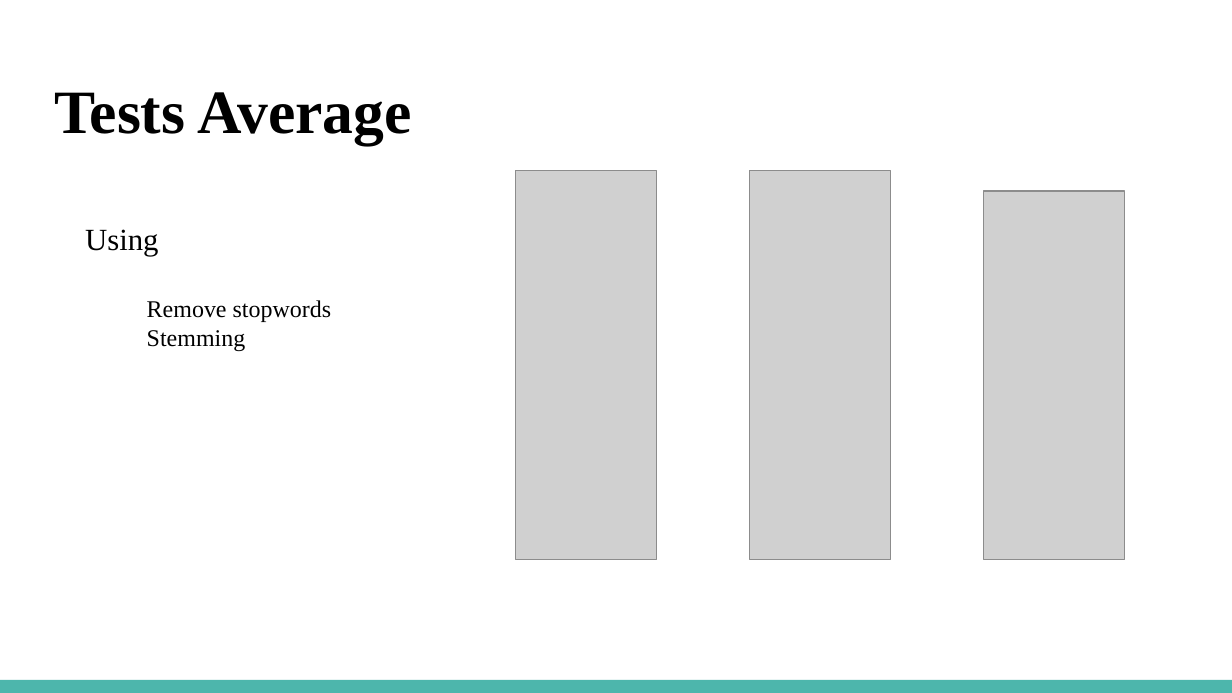
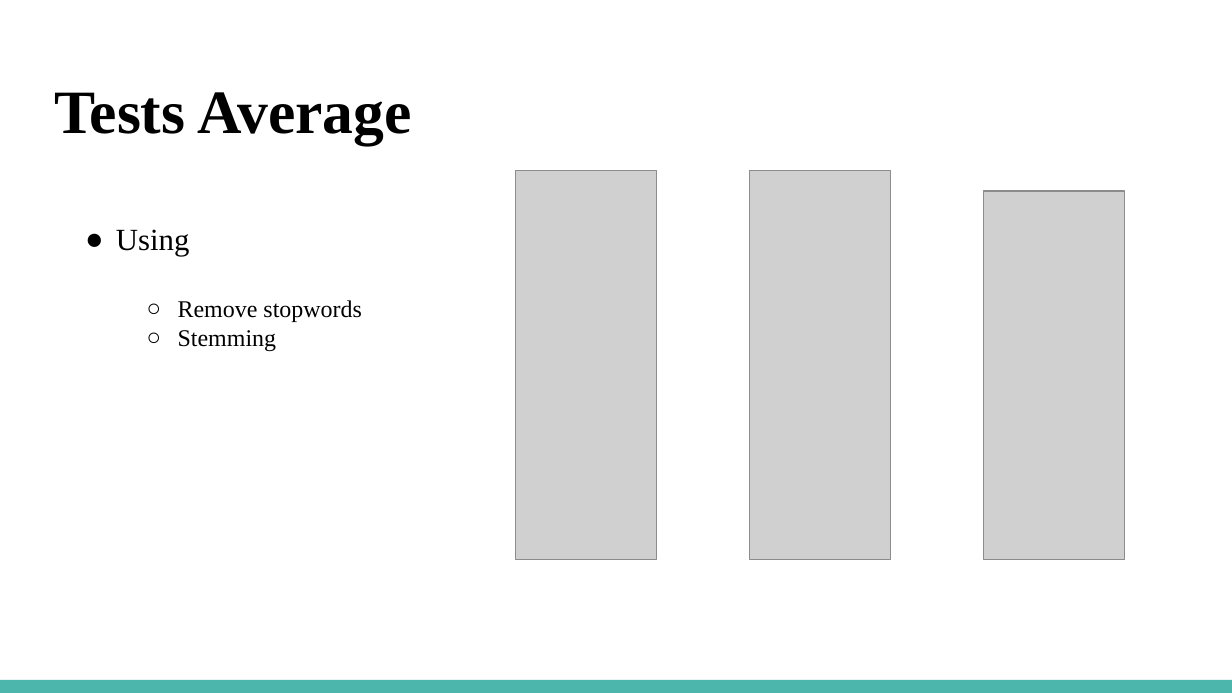
Before and after one commit to marius92mc/document-classification-reuters21578, a slide deck: slide 5 of slides/en_Text_Mining_-_Document_Classification_Reuters-21578_Dataset.pptx. Drawn at 1232x693 pixels with LibreOffice and Linux fonts; fonts in the diff are those of the drawing; grey boxes stand for pictures. Boxes give left, top, right and bottom in pixels: in the first picture for what was removed or moved away, otherwise in the second. Text is boxed around its words. In the diff, an @@ line names an element or a change of style, - is before the commit and + after.

```diff
--- a/slides/en_Text_Mining_-_Document_Classification_Reuters-21578_Dataset.pptx
+++ b/slides/en_Text_Mining_-_Document_Classification_Reuters-21578_Dataset.pptx
@@ text "Using" at box(116, 229, 362, 352): bullet none to ●; bullet none to ○ @@
```
Also in this commit, not shown: 5 other slides changed, 1 slide added, 5 other files.
